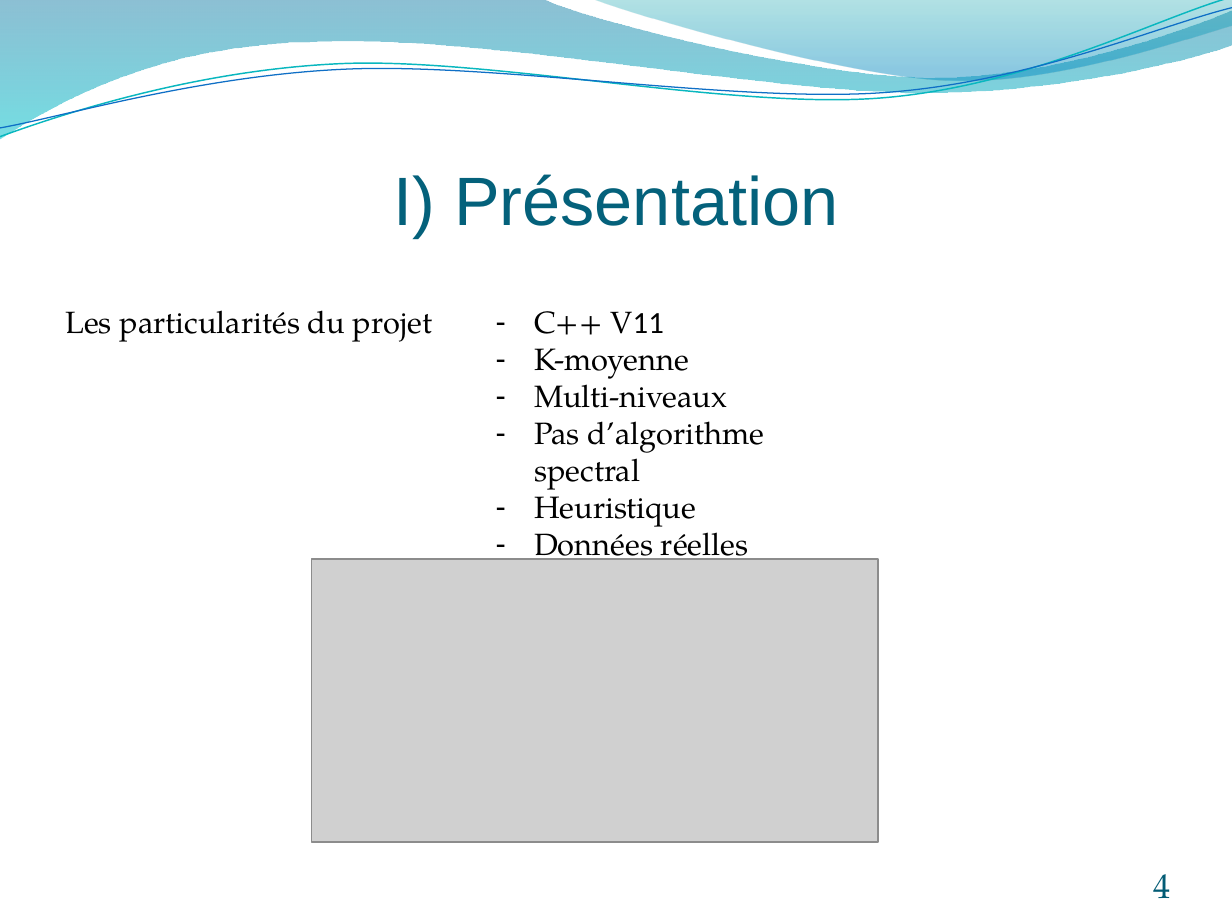
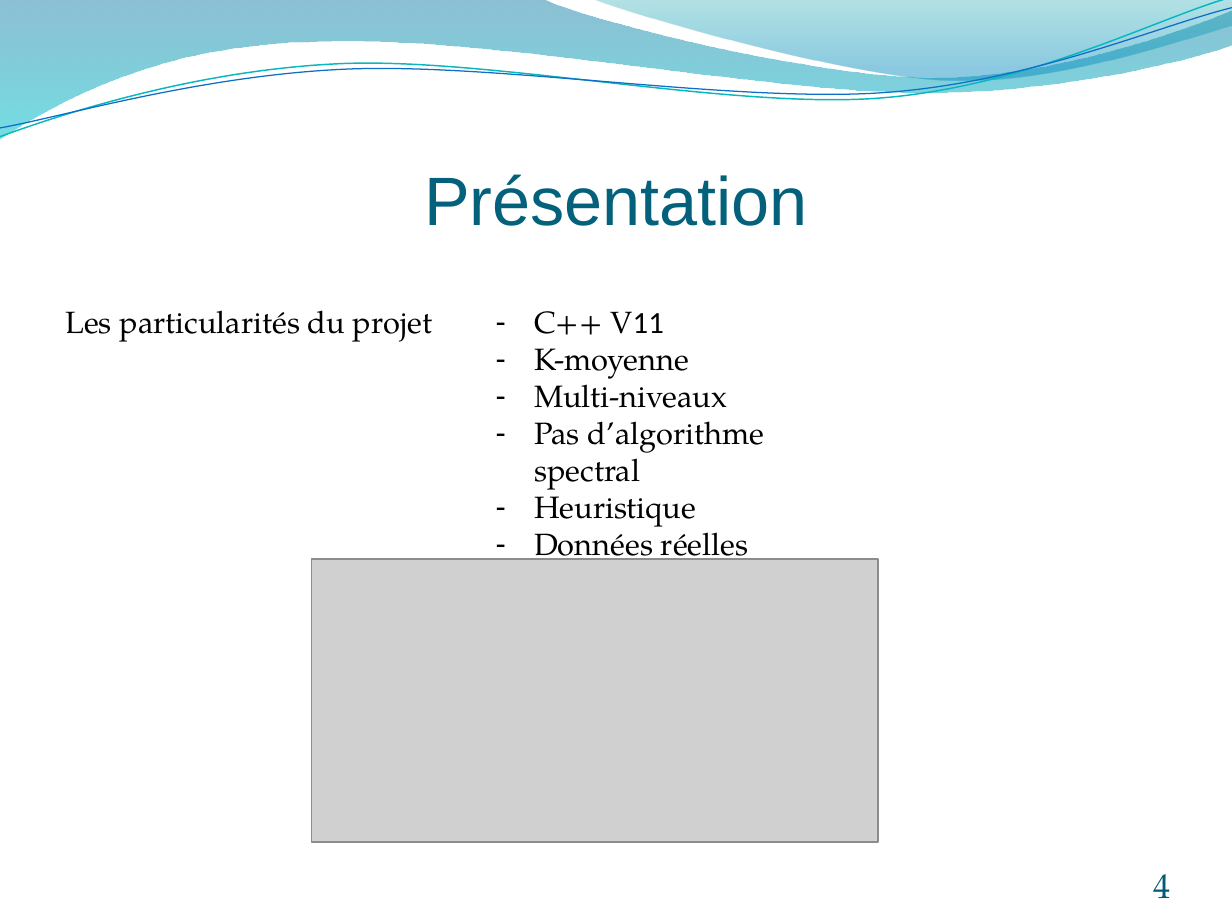
Before and after one commit to rogelja/Projet, a slide deck: slide 4 of PowerPoint/Présentation soutenance.pptx. Drawn at 1232x924 pixels with LibreOffice and Linux fonts; fonts in the diff are those of the drawing; grey boxes stand for pictures. Boxes give left, top, right and bottom in pixels: in the first picture for what was removed or moved away, otherwise in the second. Text is boxed around its words. In the diff, an @@ line names an element or a change of style, - is before the commit and + after.

```diff
--- a/PowerPoint/Présentation soutenance.pptx
+++ b/PowerPoint/Présentation soutenance.pptx
@@ title at [424, 174, 808, 226]: text changed @@
-I) Présentation
+Présentation
```
Also in this commit, not shown: 5 other slides changed, 6 slides added, 2 slides removed, 5 other files.
